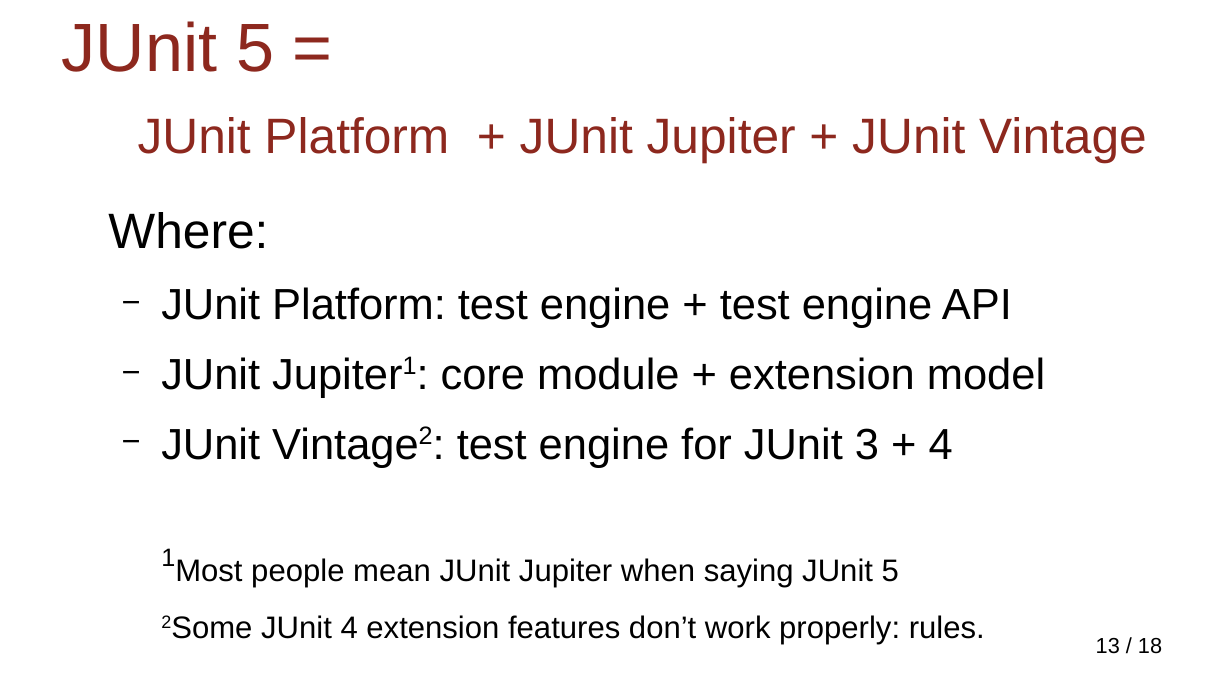
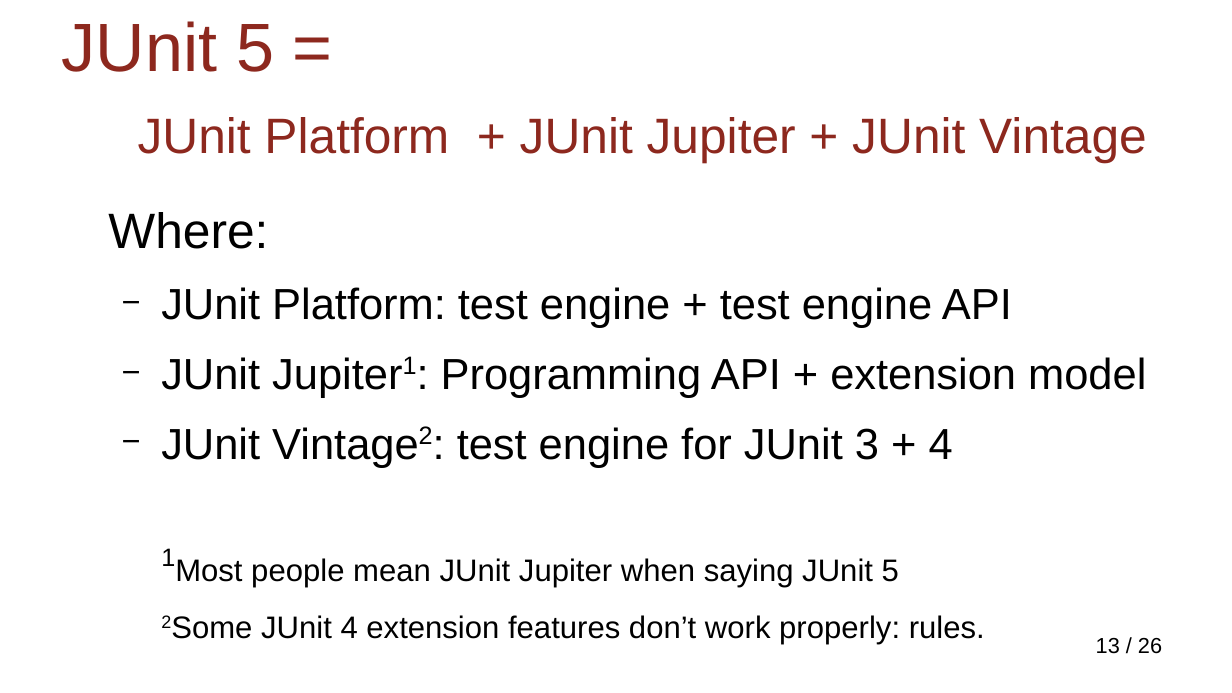
Before and after one commit to NextPoorSlob/JUnit5-Presentation-Sample-Code, a slide deck: slide 13 of ByJupiter.odp. Drawn at 1232x693 pixels with LibreOffice and Linux fonts; fonts in the diff are those of the drawing; background and template pictures are left out. Boxes give left, top, right and bottom in pixels: in the first picture for what was removed or moved away, otherwise in the second. Text is boxed around its words. In the diff, an @@ line names an element or a change of style, - is before the commit and + after.

```diff
--- a/ByJupiter.odp
+++ b/ByJupiter.odp
@@ text at <box>161,357,1146,398</box>: text changed @@
-  − JUnit Jupiter1: core module + extension model
+  − JUnit Jupiter1: Programming API + extension model
@@ page number at <box>1096,638,1162,654</box>: text changed @@
-13 / 18
+13 / 26
```
Also in this commit, not shown: 4 other slides changed, 8 slides added.
